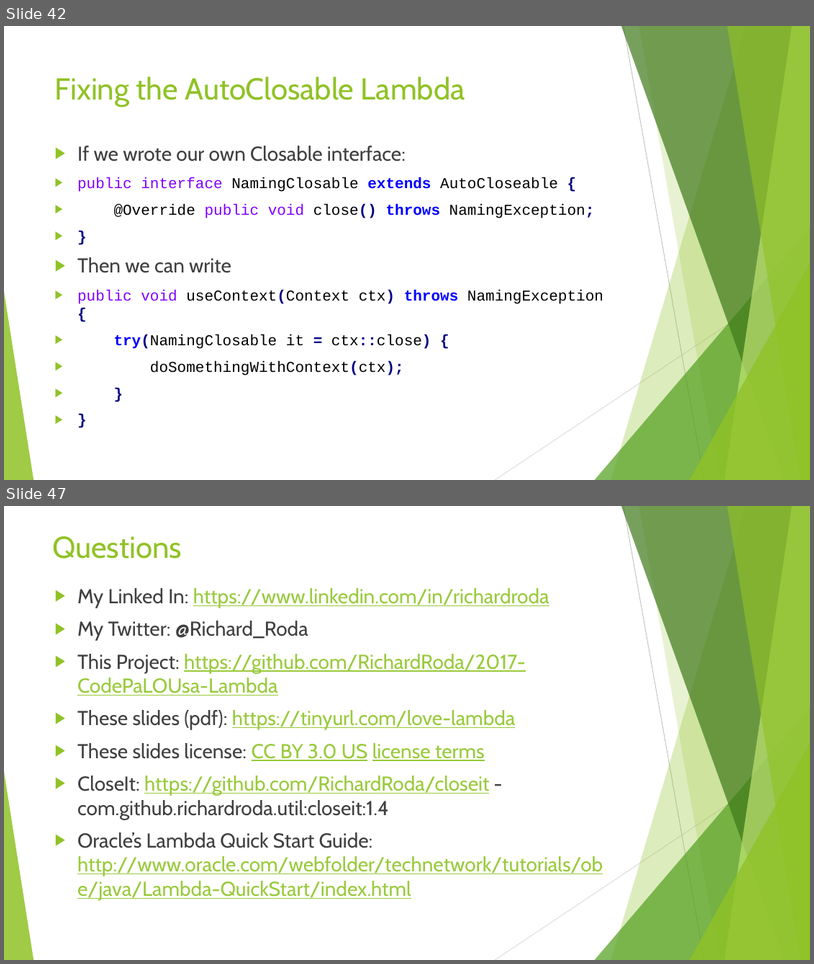
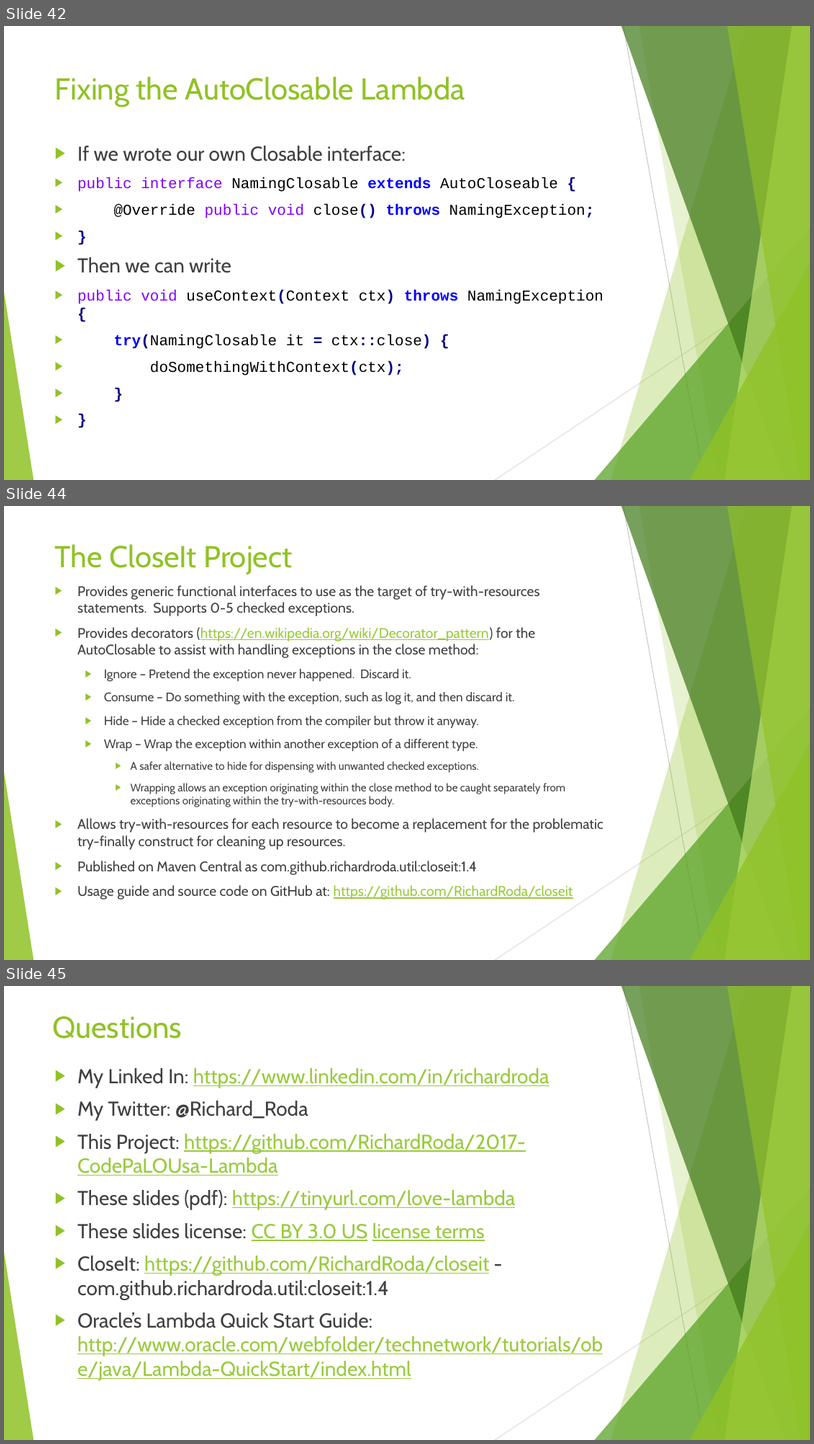
Before and after one commit to RichardRoda/2017-CodePaLOUsa-Lambda, a slide deck: Learning to Love the Lambda in the Stream.pptx. Shown one above the other, each under a label of ours: slides 42 and 47 before the commit, slides 42, 44 and 45 after it; the slides between them are not shown. The pictures are 814x964 and 814x1444 pixels, drawn with LibreOffice and Linux fonts; fonts in the diff are those of the drawing. Boxes give left, top, right and bottom in pixels: in the first picture for what was removed or moved away, otherwise in the second. Text is boxed around its words. In the diff, an @@ line names an element or a change of style, - is before the commit and + after.

Commit message:
Improve the section on AutoClosable.

```diff
--- a/Learning to Love the Lambda in the Stream.pptx
+++ b/Learning to Love the Lambda in the Stream.pptx
@@ slide 44 added at <box>4,506,810,960</box>, background #FFFFFF; not listed: 10 template elements that a slide beside it also shows @@
@@ title added at <box>55,544,292,574</box>, 36 pt, text #90C226 @@
+The CloseIt Project
@@ text added at <box>77,585,604,899</box>, 16.6 pt, text #404040 @@
+▶ Provides generic functional interfaces to use as the target of try-with-resources statements. Supports 0-5 checked exceptions.
+▶ Provides decorators (https://en.wikipedia.org/wiki/Decorator_pattern) for the AutoClosable to assist with handling exceptions in the close method:
+  ▶ Ignore – Pretend the exception never happened. Discard it.
+  ▶ Consume – Do something with the exception, such as log it, and then discard it.
+  ▶ Hide – Hide a checked exception from the compiler but throw it anyway.
+  ▶ Wrap – Wrap the exception within another exception of a different type.
+    ▶ A safer alternative to hide for dispensing with unwanted checked exceptions.
+    ▶ Wrapping allows an exception originating within the close method to be caught separately from exceptions originating within the try-with-resources body.
+▶ Allows try-with-resources for each resource to become a replacement for the problematic try-finally construct for cleaning up resources.
+▶ Published on Maven Central as com.github.richardroda.util:closeit:1.4
+▶ Usage guide and source code on GitHub at: https://github.com/RichardRoda/closeit
@@ what was slide 47 is now slide 45 @@
```
Also in this commit, not shown: 1 slide changed, 1 other slide added, 4 slides removed, 1 other file.
